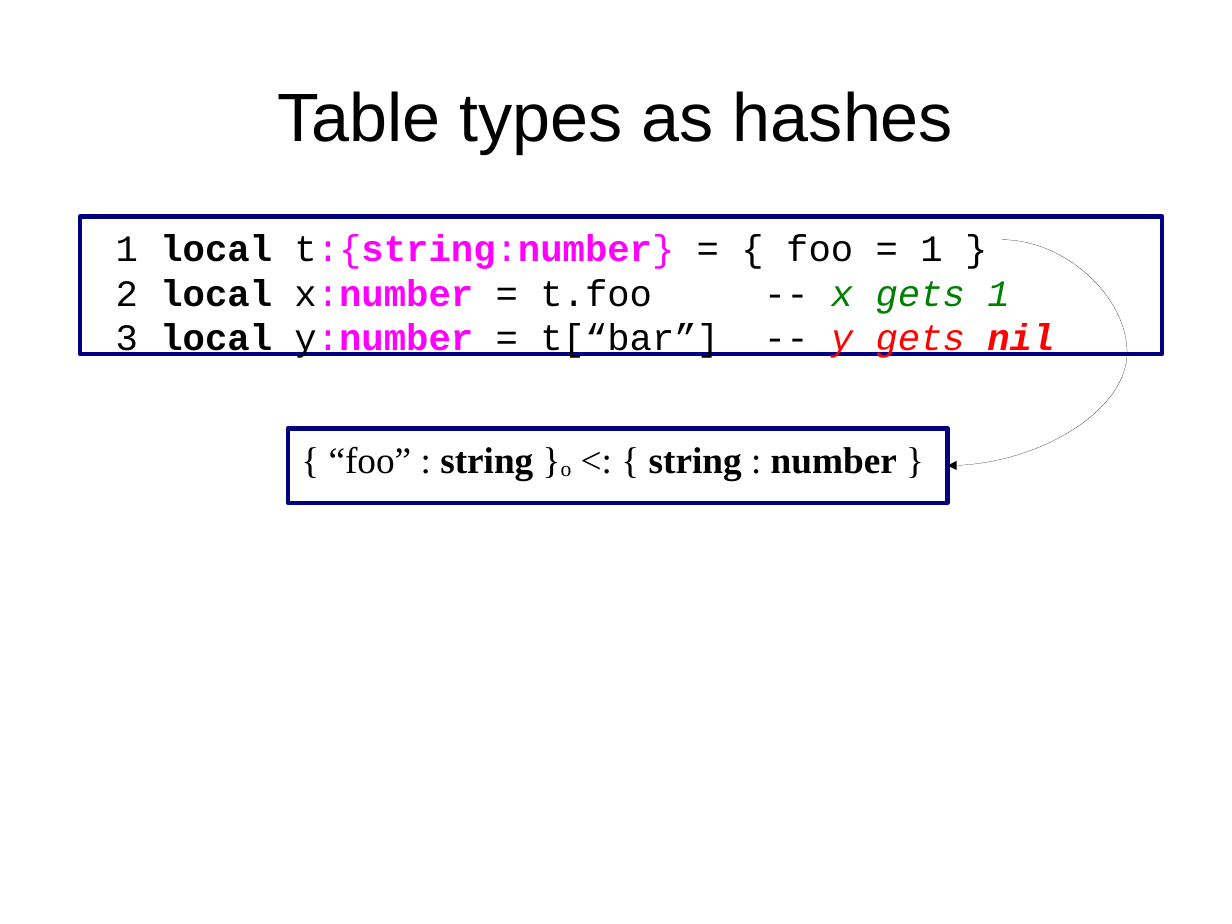
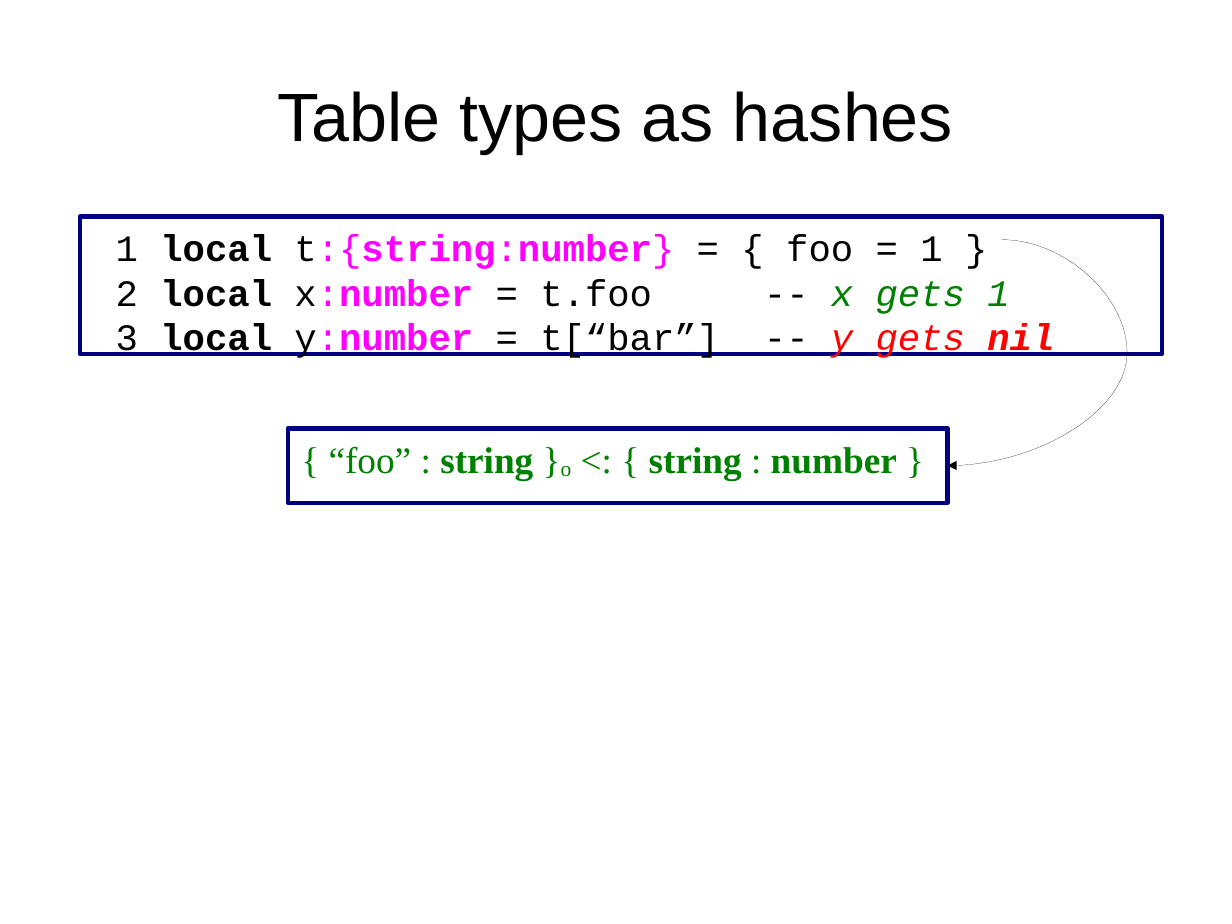
Before and after one commit to andremm/typedlua, a slide deck: slide 27 of doc/slides/dyla2014.odp. Drawn at 1232x924 pixels with LibreOffice and Linux fonts; fonts in the diff are those of the drawing. Boxes give left, top, right and bottom in pixels: in the first picture for what was removed or moved away, otherwise in the second. Text is boxed around its words. In the diff, an @@ line names an element or a change of style, - is before the commit and + after.

Commit message:
Improving the slides regarding projection types

```diff
--- a/doc/slides/dyla2014.odp
+++ b/doc/slides/dyla2014.odp
@@ rectangle "{ “foo” : string }o ..." at bbox=[288, 428, 948, 503]: text colour #000000 to #008000 @@
```
Also in this commit, not shown: 12 other slides changed.
